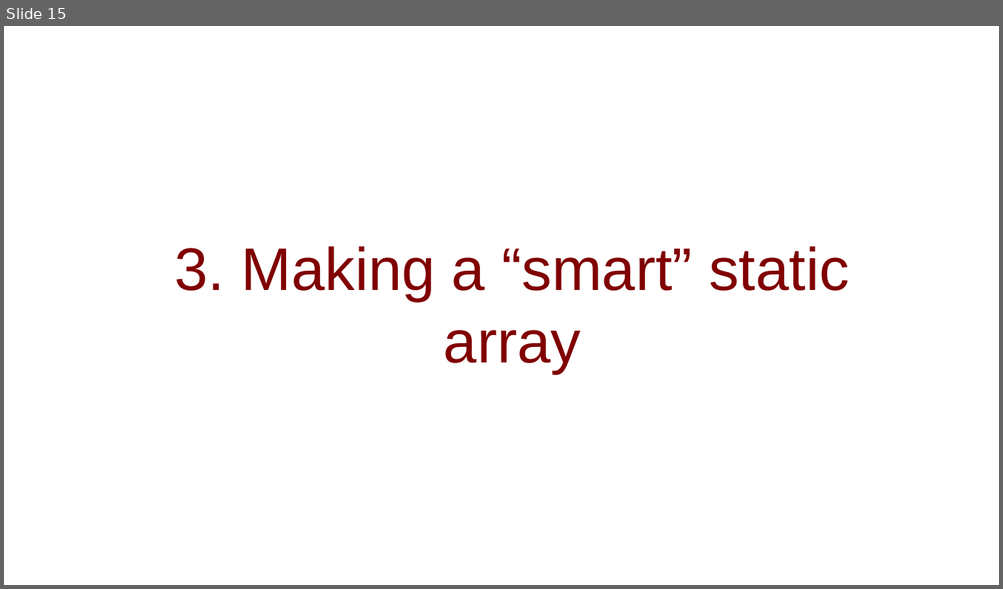
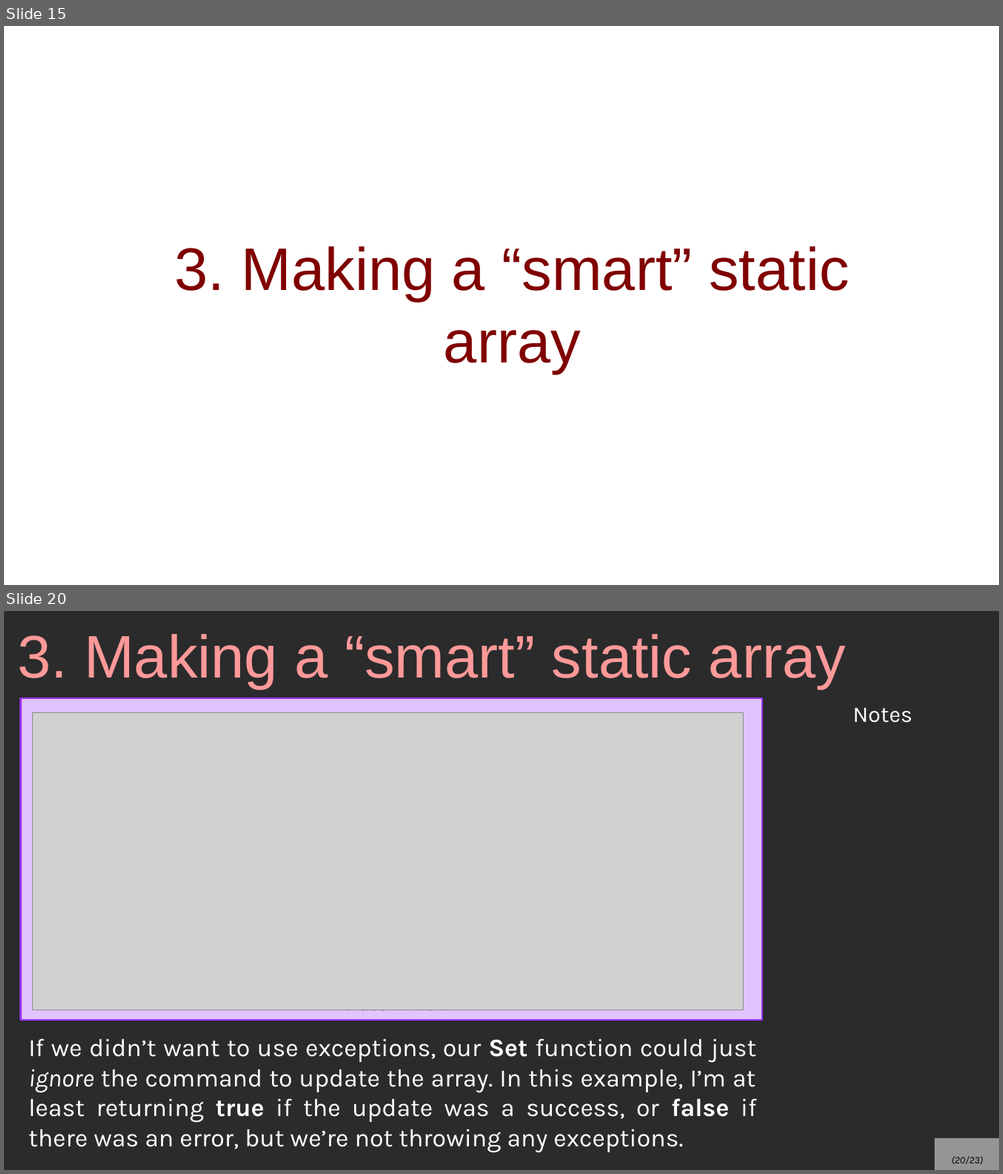
Before and after one commit to mariamhabib/CS250-Data-Structures, a slide deck: Lectures/3_Wrapping_A_Static_Array.odp. Shown one above the other, each under a label of ours: slide 15 before the commit, slides 15 and 20 after it; the slides between them are not shown. The pictures are 1003x589 and 1003x1174 pixels, drawn with LibreOffice and Linux fonts; fonts in the diff are those of the drawing; grey boxes stand for pictures; background and template pictures are left out; a plain dark background stands for a picture behind light text. Boxes give left, top, right and bottom in pixels: in the first picture for what was removed or moved away, otherwise in the second. Text is boxed around its words. In the diff, an @@ line names an element or a change of style, - is before the commit and + after.

Commit message:
Static array lecture

```diff
--- a/Lectures/3_Wrapping_A_Static_Array.odp
+++ b/Lectures/3_Wrapping_A_Static_Array.odp
@@ slide 20 added at (x1=4, y1=611, x2=999, y2=1170), background picture (left out) @@
@@ title added at (x1=17, y1=634, x2=845, y2=689), 48 pt, text #FF9999 @@
+3. Making a “smart” static array
@@ rectangle added at (x1=20, y1=698, x2=761, y2=1021), fill #E1C4FF, outline #9933FF 1.45 pt, 14 pt, text #000000 @@
+The Get function
@@ picture added at (x1=33, y1=713, x2=743, y2=1011) @@
@@ text added at (x1=853, y1=708, x2=913, y2=723), 18 pt, text #FFFFFF @@
+Notes
@@ text added at (x1=28, y1=1039, x2=757, y2=1153), 20 pt, text #FFFFFF @@
+If we didn’t want to use exceptions, our Set function could just ignore the command to update the array. In this example, I’m at least returning true if the update was a success, or false if there was an error, but we’re not throwing any exceptions.
@@ page number added at (x1=934, y1=1139, x2=999, y2=1170), fill #FFFFFF at 50% opacity, 8 pt, text #000000, italic @@
+(20/23)
```
Also in this commit, not shown: 7 other slides added, 2 slides removed, 32 other files.
